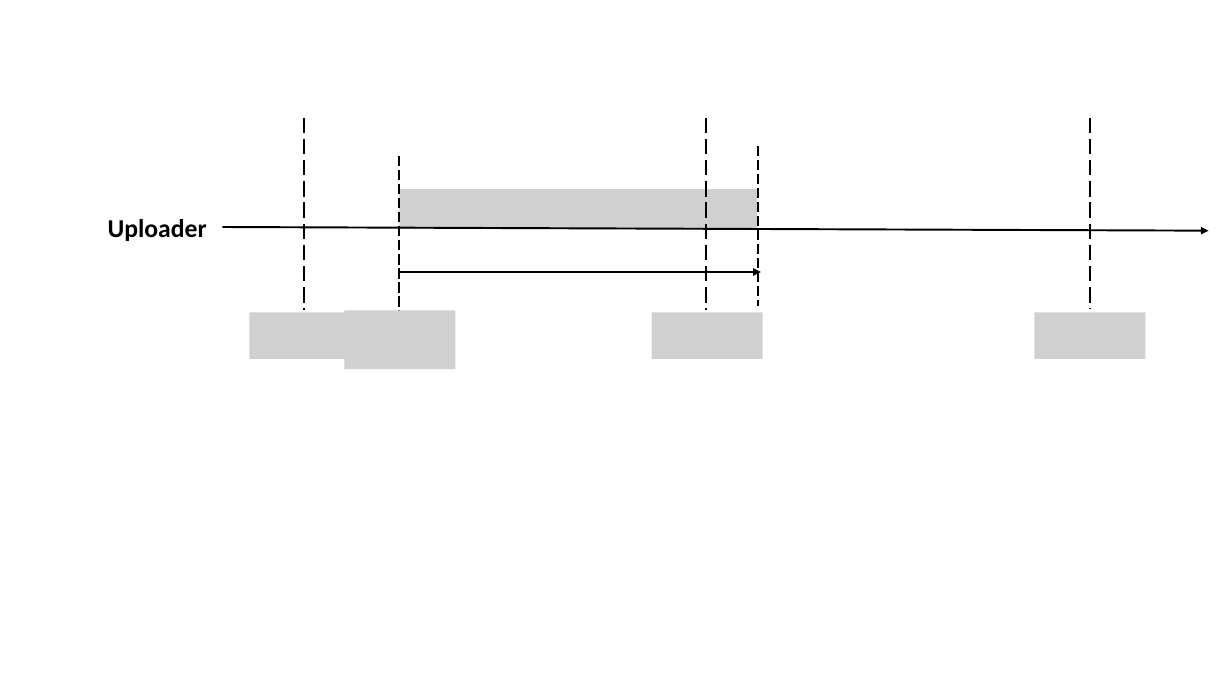
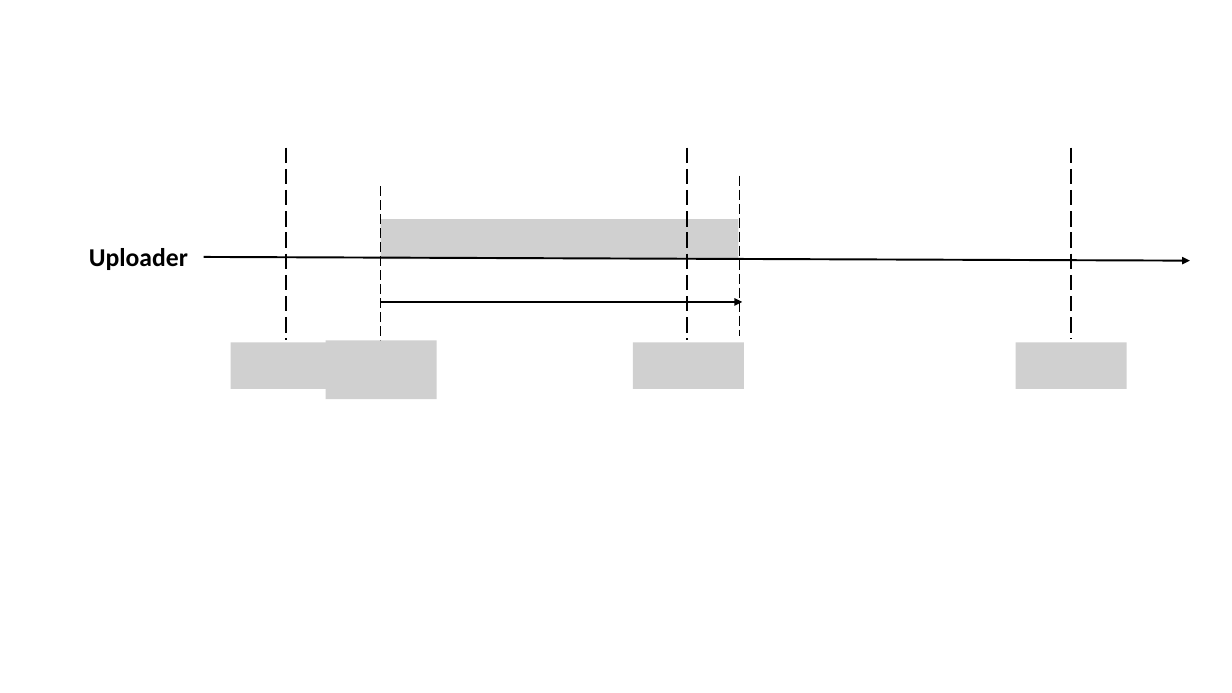
Before and after one commit to williamzheng0711/online-cdf-streaming, a slide deck: slide 3 of ESTR4999_Notes/To Draw Plots/frame_sending_scheme.pptx. Drawn at 1232x693 pixels with LibreOffice and Linux fonts; fonts in the diff are those of the drawing; grey boxes stand for pictures. Boxes give left, top, right and bottom in pixels: in the first picture for what was removed or moved away, otherwise in the second. Text is boxed around its words. In the diff, an @@ line names an element or a change of style, - is before the commit and + after.

```diff
--- a/ESTR4999_Notes/To Draw Plots/frame_sending_scheme.pptx
+++ b/ESTR4999_Notes/To Draw Plots/frame_sending_scheme.pptx
@@ 5 lines, 3 pictures, 2 arrows, 1 text: place and size @@
-5 lines, 3 pictures, 2 arrows, 1 text at [108, 117, 1209, 370]
+5 lines, 3 pictures, 2 arrows, 1 text at [89, 148, 1190, 399]
@@ picture removed at [652, 312, 762, 359] @@
@@ picture removed at [1035, 312, 1146, 359] @@
@@ picture added at [633, 343, 744, 389] @@
@@ picture added at [1016, 343, 1127, 389] @@
```
Also in this commit, not shown: 4 other files.
